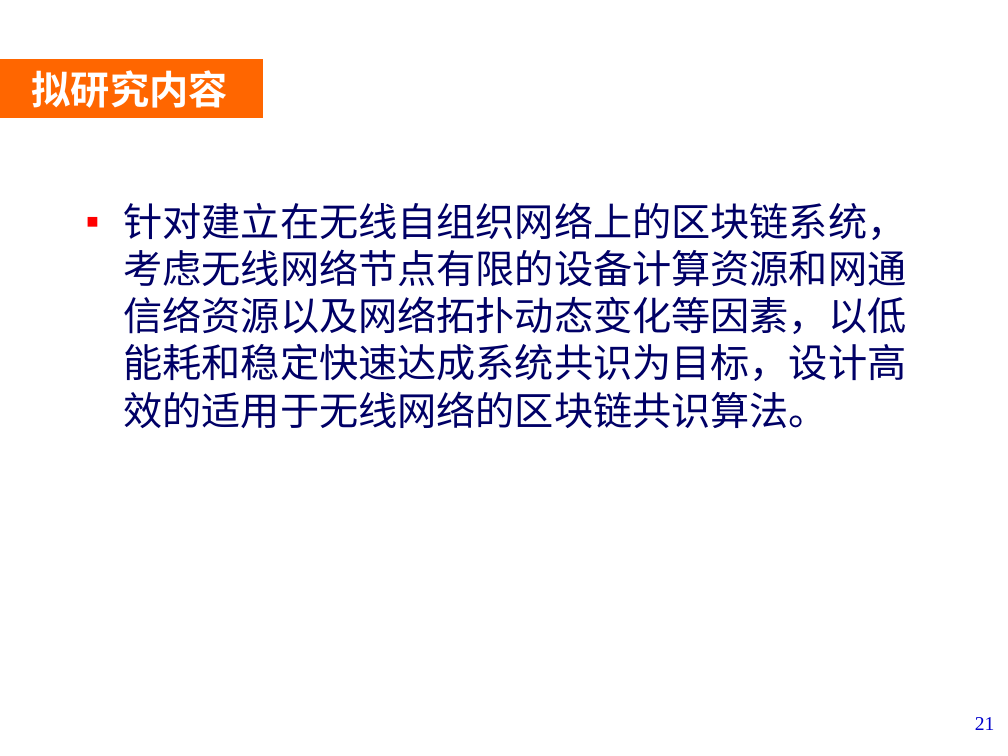
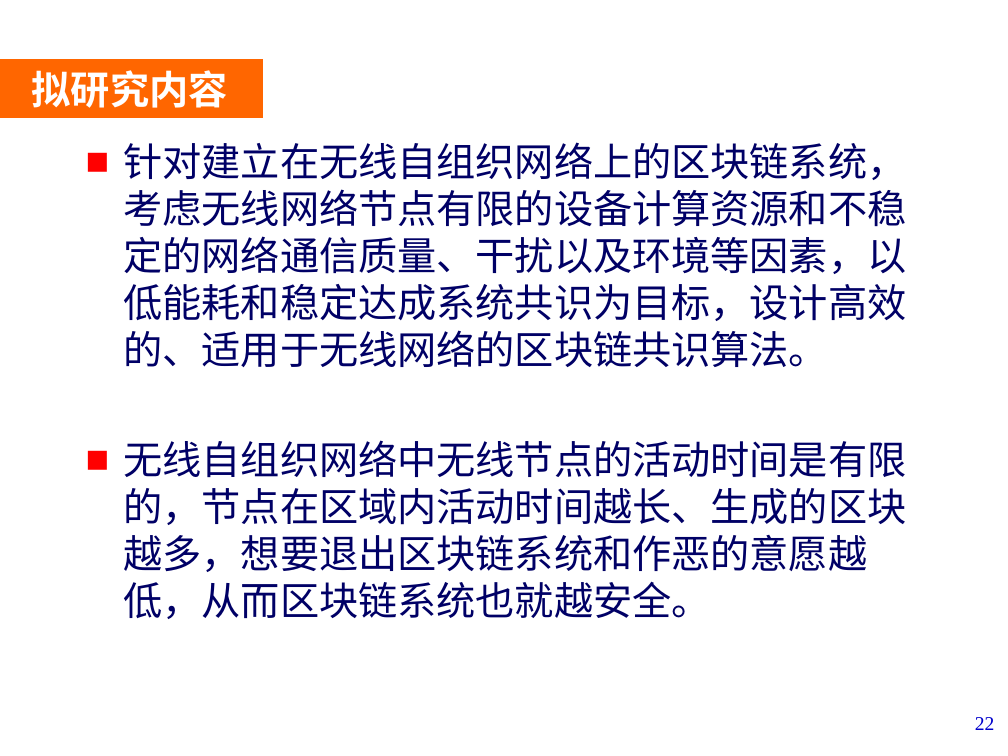
Before and after one commit to LiZhang2021/Blockchain, a slide deck: slide 22 of Doc/PHD_Papers/Thesis Proposal/开题V1.pptx (slide 21 before the commit). Drawn at 1008x756 pixels with LibreOffice and Linux fonts; fonts in the diff are those of the drawing; background and template pictures are left out. Boxes give left, top, right and bottom in pixels: in the first picture for what was removed or moved away, otherwise in the second. Text is boxed around its words. In the diff, an @@ line names an element or a change of style, - is before the commit and + after.

```diff
--- a/Doc/PHD_Papers/Thesis Proposal/开题V1.pptx
+++ b/Doc/PHD_Papers/Thesis Proposal/开题V1.pptx
@@ text at bbox=[123, 142, 906, 619]: text changed @@
-▪ 针对建立在无线自组织网络上的区块链系统，考虑无线网络节点有限的设备计算资源和网通信络资源以及网络拓扑动态变化等因素，以低能耗和稳定快速达成系统共识为目标，设计高效的适用于无线网络的区块链共识算法。
+■ 针对建立在无线自组织网络上的区块链系统，考虑无线网络节点有限的设备计算资源和不稳定的网络通信质量、干扰以及环境等因素，以低能耗和稳定达成系统共识为目标，设计高效的、适用于无线网络的区块链共识算法。
+■ 无线自组织网络中无线节点的活动时间是有限的，节点在区域内活动时间越长、生成的区块越多，想要退出区块链系统和作恶的意愿越低，从而区块链系统也就越安全。
@@ page number at bbox=[975, 717, 995, 730]: text changed @@
-21
+22
```
Also in this commit, not shown: 24 other slides changed, 1 slide added, 4 slides removed, 1 other file.
